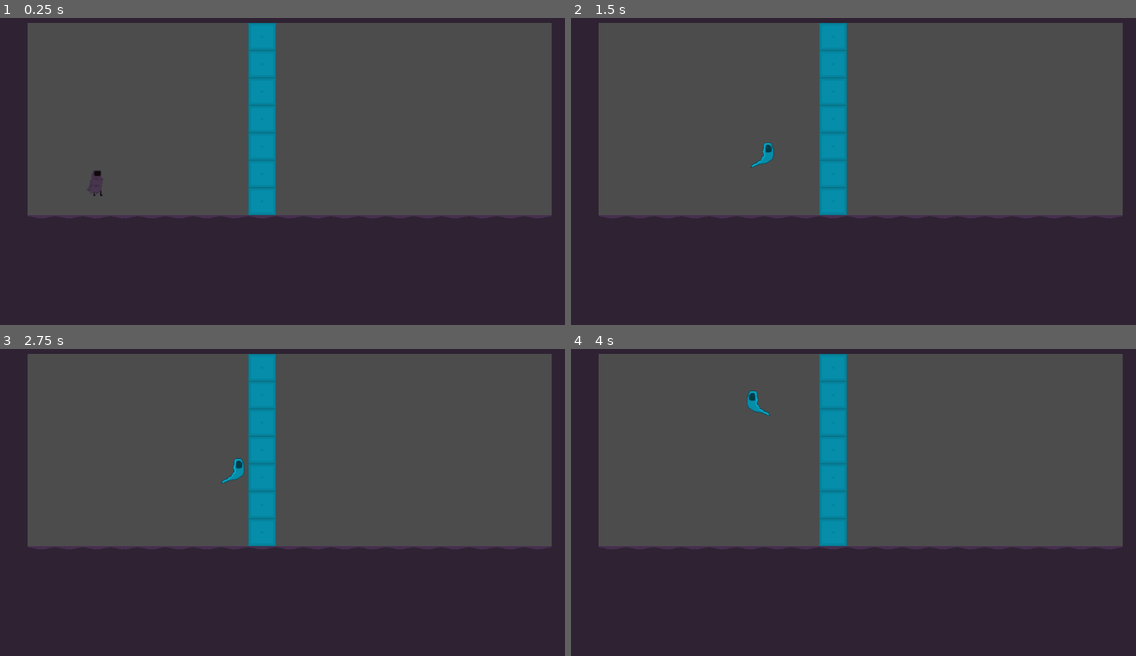
Above: before the commit, frames 1-4 (two rows, left to right).
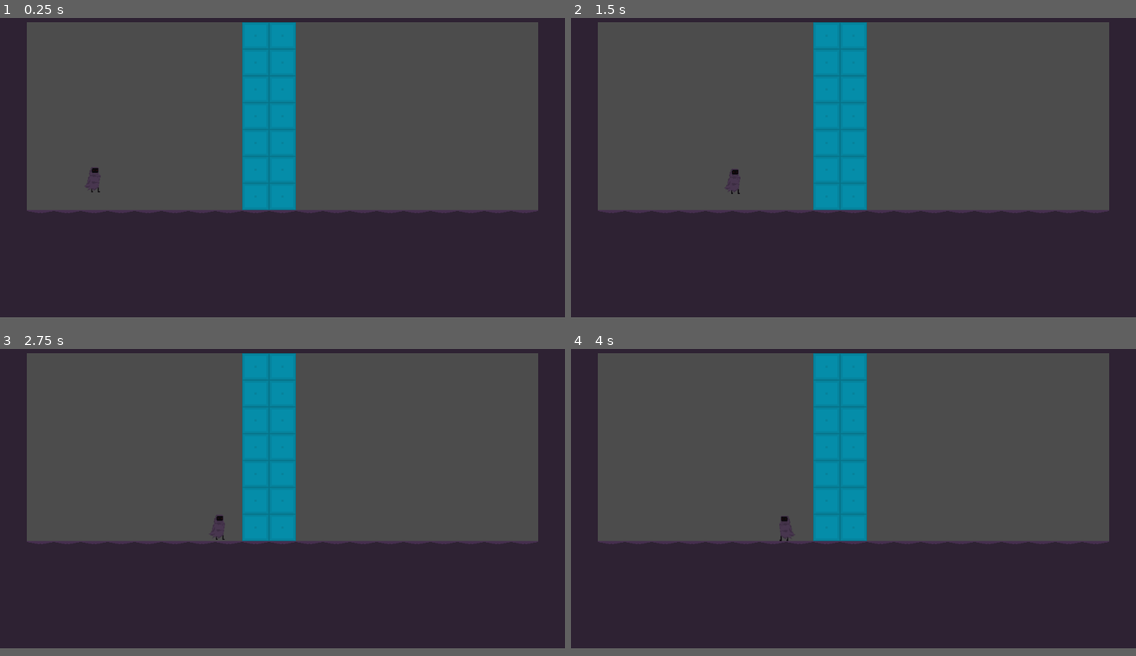
Above: after the commit, the same moments.

Repository: f-prime/SpooktoberGameJam
Game: Godot game, scene res://Level_1.tscn
Two runs of this game, one before a commit and one after it. Both use one fixed random seed, a clock stepped at 60 frames per second and the inputs below.
Inputs:
- Up to frame 1 (0.25 s): no input
- Up to frame 2 (1.5 s): hold D 0.53-1.28 s; tap Space (sacrifice, bound only after the commit) at 0.6 s; tap W (jump) at 0.77, 0.8, 1.07, 1.35 s; hold S from 1.28 s (still down)
- Up to frame 3 (2.75 s): tap W (jump) at 1.52, 1.82, 2.3 s; tap Space (sacrifice, bound only after the commit) at 1.55, 2.1 s; tap Enter at 2 s; release S at 2.03 s; hold D from 2.03 s (still down)
- Up to frame 4 (4 s): tap Space (sacrifice, bound only after the commit) at 2.85 s; tap W (jump) at 3.02, 3.32, 3.6, 3.77 s; release D at 3.53 s; hold A from 3.53 s (still down)
The window is 800x468 before the commit and 800x457 after it. Grey fills any space a smaller window leaves; there, only what the larger window draws over its background counts as a difference.

The runs differ from the first frame. In frame 1, 7.0% of the frame differs, in the area x 4-98%, y 1-66%; in frame 2, 7.2%; in frame 3, 7.2%; in frame 4, 7.2%.

Commit message:
Passing through objects conditionally and swapping works

Diff:
--- a/Ghost.gd
+++ b/Ghost.gd
@@ -7,8 +7,21 @@
 export var friction = 5
 
 var velocity = Vector2()
+var frame_swap_occurred = 0
 
 func _ready():
+  toggle_collisions()
+  hide()
+
+func current_frame():
+  return get_tree().get_frame()
+
+func toggle_collisions():
+  $CollisionShape2D.disabled = not $CollisionShape2D.disabled
+
+func show_player():
+  toggle_collisions()
+  emit_signal("show_player", position, current_frame())
   hide()
 
 func process_input(delta):
@@ -28,6 +41,9 @@
   else:
     velocity.x = lerp(velocity.x, 0, friction * delta)
 
+  if Input.is_action_just_pressed("sacrifice") and current_frame() != frame_swap_occurred:
+    show_player()
+
   move_and_slide(velocity)
 
 func _process(delta):
@@ -35,6 +51,8 @@
     return
   process_input(delta)
 
-func _on_Player_show_ghost(player_pos):
+func _on_Player_show_ghost(player_pos, frame_occurred):
+  frame_swap_occurred = frame_occurred
   position = Vector2(player_pos.x, player_pos.y - 50)
+  toggle_collisions()
   show()
--- a/Ghost.tscn
+++ b/Ghost.tscn
@@ -17,6 +17,8 @@
 
 [node name="Ghost" type="KinematicBody2D"]
 position = Vector2( 69.6685, 34.9742 )
+collision_layer = 2
+collision_mask = 2
 script = ExtResource( 2 )
 __meta__ = {
 "_edit_group_": true
--- a/Level_1.tscn
+++ b/Level_1.tscn
@@ -8,9 +8,6 @@
 
 [sub_resource type="ConvexPolygonShape2D" id=1]
 points = PoolVector2Array( 50, 50, 0.206249, 50, 0.206249, 0, 50, 0 )
-
-[sub_resource type="ConvexPolygonShape2D" id=2]
-points = PoolVector2Array( 50, 50, 0.0940933, 50, 0.0940933, 0.206249, 50, 0.206249 )
 
 [sub_resource type="ConvexPolygonShape2D" id=3]
 points = PoolVector2Array( 50, 50, 0.0940933, 50, 0.0940933, 0, 50, 0 )
@@ -37,27 +34,6 @@
 "shape_transform": Transform2D( 1, 0, 0, 1, 0, 0 )
 } ]
 0/z_index = 0
-1/name = "ghost_pass_through.png 1"
-1/texture = ExtResource( 2 )
-1/tex_offset = Vector2( 0, 0 )
-1/modulate = Color( 1, 1, 1, 1 )
-1/region = Rect2( 0, 0, 50, 50 )
-1/tile_mode = 0
-1/occluder_offset = Vector2( 0, 0 )
-1/navigation_offset = Vector2( 0, 0 )
-1/shape_offset = Vector2( 0, 0 )
-1/shape_transform = Transform2D( 1, 0, 0, 1, 0, 0 )
-1/shape = SubResource( 2 )
-1/shape_one_way = false
-1/shape_one_way_margin = 1.0
-1/shapes = [ {
-"autotile_coord": Vector2( 0, 0 ),
-"one_way": false,
-"one_way_margin": 1.0,
-"shape": SubResource( 2 ),
-"shape_transform": Transform2D( 1, 0, 0, 1, 0, 0 )
-} ]
-1/z_index = 0
 2/name = "top_wall_tile.png 2"
 2/texture = ExtResource( 3 )
 2/tex_offset = Vector2( 0, 0 )
@@ -80,18 +56,57 @@
 } ]
 2/z_index = 0
 
+[sub_resource type="ConvexPolygonShape2D" id=5]
+points = PoolVector2Array( 50, 50, 0.0940933, 50, 0.0940933, 0.0940971, 50, 0.0940971 )
+
+[sub_resource type="TileSet" id=6]
+0/name = "ghost_pass_through.png 0"
+0/texture = ExtResource( 2 )
+0/tex_offset = Vector2( 0, 0 )
+0/modulate = Color( 1, 1, 1, 1 )
+0/region = Rect2( 0, 0, 50, 50 )
+0/tile_mode = 0
+0/occluder_offset = Vector2( 0, 0 )
+0/navigation_offset = Vector2( 0, 0 )
+0/shape_offset = Vector2( 0, 0 )
+0/shape_transform = Transform2D( 1, 0, 0, 1, 0, 0 )
+0/shape = SubResource( 5 )
+0/shape_one_way = false
+0/shape_one_way_margin = 1.0
+0/shapes = [ {
+"autotile_coord": Vector2( 0, 0 ),
+"one_way": false,
+"one_way_margin": 1.0,
+"shape": SubResource( 5 ),
+"shape_transform": Transform2D( 1, 0, 0, 1, 0, 0 )
+} ]
+0/z_index = 0
+
 [node name="Level_1" type="Node2D"]
 
-[node name="TileMap" type="TileMap" parent="."]
+[node name="WallAndGround" type="TileMap" parent="."]
 tile_set = SubResource( 4 )
 cell_size = Vector2( 50, 50 )
 format = 1
-tile_data = PoolIntArray( 0, 0, 0, 1, 0, 0, 2, 0, 0, 3, 0, 0 …(393 unchanged characters)… , 1, 0, 393236, 0, 0, 458752, 0, 0, 458761, 1, 0, 458772, 0, 0, 524288, 0, 0, 52 …(1160 unchanged characters)…
+tile_data = PoolIntArray( 0, 0, 0, 1, 0, 0, 2, 0, 0, 3, 0, 0 …(393 unchanged characters)… , 1, 0, 393236, 0, 0, 458752, 0, 0, 458757, 1, 0, 458761, 1, 0, 458772, 0, 0, 524288, 0, 0, 52 …(1160 unchanged characters)…
+
+[node name="GhostPassThrough" type="TileMap" parent="."]
+tile_set = SubResource( 6 )
+cell_size = Vector2( 50, 50 )
+collision_layer = 2
+collision_mask = 2
+format = 1
+tile_data = PoolIntArray( 65545, 0, 0, 65546, 0, 0, 131081, 0, 0, 131082, 0, 0, 196617, 0, 0, 196618, 0, 0, 262153, 0, 0, 262154, 0, 0, 327689, 0, 0, 327690, 0, 0, 393225, 0, 0, 393226, 0, 0, 458761, 0, 0, 458762, 0, 0 )
 
 [node name="Player" parent="." instance=ExtResource( 4 )]
 position = Vector2( 174.095, 323.039 )
+collision_layer = 3
+collision_mask = 3
 
 [node name="Ghost" parent="." instance=ExtResource( 5 )]
 position = Vector2( 341.579, 233.864 )
+collision_layer = 1
+collision_mask = 1
 
 [connection signal="show_ghost" from="Player" to="Ghost" method="_on_Player_show_ghost"]
+[connection signal="show_player" from="Ghost" to="Player" method="_on_Ghost_show_player"]
--- a/Player.gd
+++ b/Player.gd
@@ -3,16 +3,26 @@
 signal show_ghost
 
 export var acceleration = 5
-export var max_speed = 300
+export var max_speed = 200
 export var friction = 10
-export var gravitational_acceleration = 500
-export var jump_velocity = 200
+export var gravitational_acceleration = 580
+export var jump_velocity = 250
 
 var on_ground = false
 var velocity = Vector2()
+var frame_swap_occurred = 0
 
 func _ready():
   pass # Replace with function body.
+
+func current_frame():
+  return get_tree().get_frame()
+
+func show_ghost():
+  if not on_ground:
+    return
+  emit_signal("show_ghost", position, current_frame())
+  hide()
 
 func process_input(delta):
   move_and_collide(Vector2(velocity.x * delta, 0))
@@ -23,9 +33,8 @@
   elif Input.is_key_pressed(KEY_A):
     velocity.x = round(lerp(velocity.x, -max_speed, acceleration * delta))
     $AnimatedSprite.flip_h = true
-  elif Input.is_key_pressed(KEY_S):
-    emit_signal("show_ghost", position)
-    hide()
+  elif Input.is_action_just_pressed("sacrifice") and current_frame() != frame_swap_occurred:
+    show_ghost()
   else:
     velocity.x = lerp(velocity.x, 0, friction * delta)
 
@@ -44,9 +53,13 @@
   else:
     velocity.y += ga
 
-
 func _process(delta):
   if not is_visible():
     return
   gravity(delta)
   process_input(delta)
+
+func _on_Ghost_show_player(ghost_position, frame_occurred):
+  frame_swap_occurred = frame_occurred
+  position = Vector2(ghost_position.x, ghost_position.y)
+  show()
--- a/project.godot
+++ b/project.godot
@@ -14,11 +14,21 @@
 run/main_scene="res://Level_1.tscn"
 config/icon="res://icon.png"
 
+[display]
+
+window/size/width=1050
+window/size/resizable=false
+
 [input]
 
 jump={
 "deadzone": 0.5,
 "events": [ Object(InputEventKey,"resource_local_to_scene":false,"resource_name":"","device":0,"alt":false,"shift":false,"control":false,"meta":false,"command":false,"pressed":false,"scancode":87,"unicode":0,"echo":false,"script":null)
+ ]
+}
+sacrifice={
+"deadzone": 0.5,
+"events": [ Object(InputEventKey,"resource_local_to_scene":false,"resource_name":"","device":0,"alt":false,"shift":false,"control":false,"meta":false,"command":false,"pressed":false,"scancode":32,"unicode":0,"echo":false,"script":null)
  ]
 }
 
Not shown: 1 places in Level_1.tscn that only renumber resources
